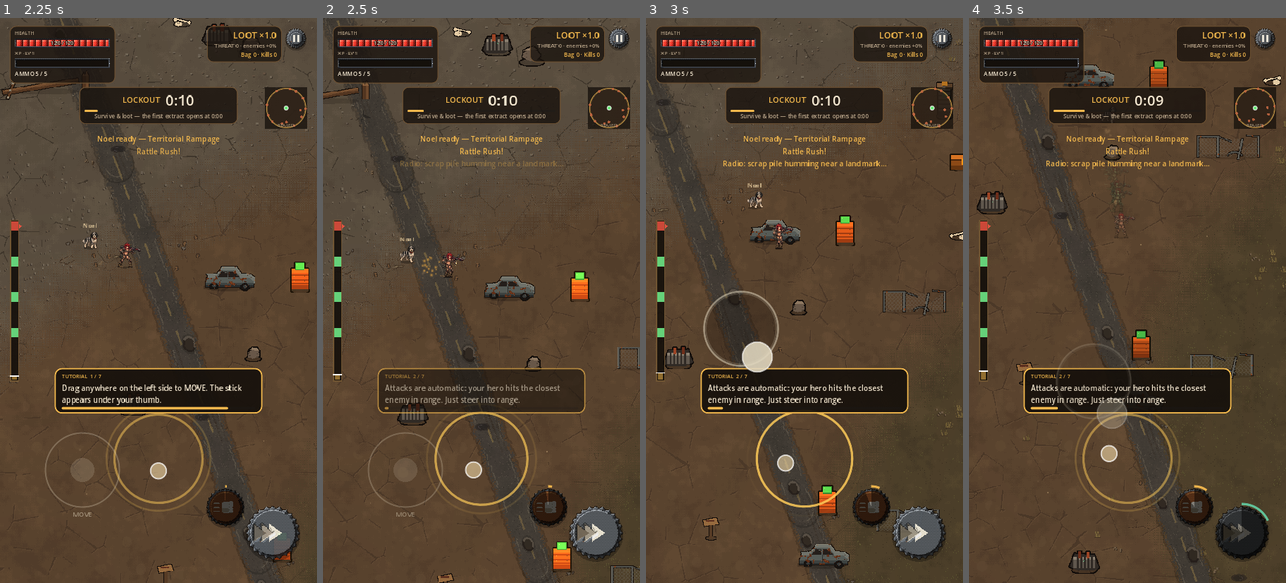
Above: before the commit, frames 1-4 (left to right).
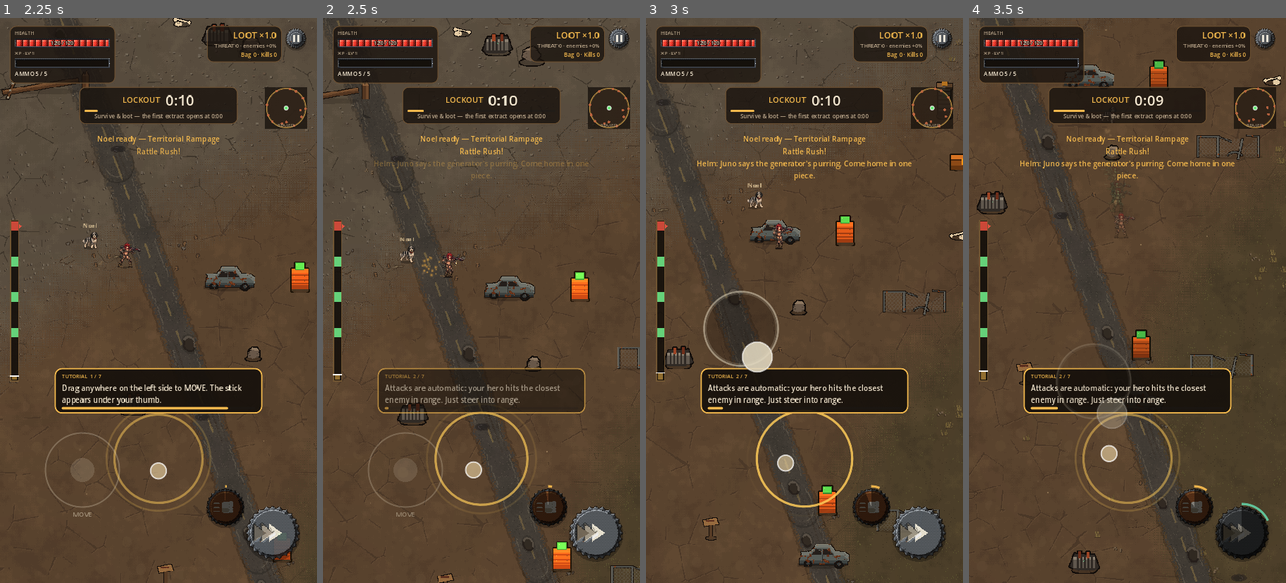
Above: after the commit, the same moments.

Repository: zwoodjr/sprite-lane
Game: Godot game, scene res://tools/test_runner.tscn
Same seed, same stepped clock (60 frames per second), same inputs: the game is played once before the commit and once after it. This scene is started directly instead of the project's main scene.
Inputs (mouse positions are in pixels of both pictures, inside the frame that each line leads up to):
- Up to frame 1 (2.25 s): click "DEPLOY ›" at 0.5 s; click "LOGBOOK" at 1.25 s; move the mouse to (228, 272) at 2.02 s; hold D (move_right) from 2.03 s (still down); tap Q (ability) at 2.1 s; click (228, 272) at 2.17 s
- Up to frame 2 (2.5 s): keep holding D (move_right)
- Up to frame 3 (3 s): release D (move_right) at 2.75 s; drag from (741, 328) to (788, 413) at 2.77 s
- Up to frame 4 (3.5 s): no input

Frame 1 is identical in both runs. In frame 2, 0.3% of the frame differs, in the area x 16-84%, y 25-29%; in frame 3, 0.4%; in frame 4, 0.4%.

Commit message:
In-run events over Helm's radio + at-extract bonuses (Part 8)
1-2 events per run: Scrap Spike (double-scrap zone), Pad Heat (early pads
with guards), Herb Bloom, Supply Crash (Epic+ crate, a pack hunts you),
Dust Surge (dark, enemies hit harder, bonus if you hold), Elite Hunt
(marked elite, bounty). Radio panel, event chip, off-screen arrow.
Ambush Bounty and Pet Bond (bond levels add pet damage) on extract.

Co-Authored-By: Claude Opus 5.5 <noreply@anthropic.com>
Claude-Session: https://claude.ai/code/session_01STLULqLnwi5WFZbuYaAjZ9

Diff:
--- a/game/scripts/data/event_defs.gd
+++ b/game/scripts/data/event_defs.gd
@@ -1,62 +1,73 @@
 class_name EventDefs
 extends RefCounted
 
-## Lightweight event / quest stubs for solo extraction (see store docs/events-and-quests.md).
-## No quest log — toast/banner only when match code opts in.
-## Full landmark contracts and zone spawns come later; Hangar meta is the spend surface.
+## In-run events (brief Part 8): 1–2 per run, announced over Helm's radio with
+## a HUD banner. Plus the two at-extract bonuses. All numbers here.
 
 enum Kind { RADIO, WORLD_PULSE, EXTRACT_SIDE }
 
+## How many events a run gets and when they fire (run seconds, before fast-timer scaling).
+const EVENTS_PER_RUN := Vector2i(1, 2)
+const FIRST_EVENT_AT := Vector2(45.0, 70.0)
+const SECOND_EVENT_AT := Vector2(150.0, 200.0)
 
+const IN_RUN := {
+	"scrap_spike": {"name": "Scrap Spike", "weight": 1.0,
+		"radio": "Helm: Got a scrap pile humming out there — marked it. Everything you pick up in that zone counts double for 30 seconds.",
+		"duration": 30.0, "radius": 230.0, "distance": Vector2(380.0, 560.0), "scrap_mult": 2.0},
+	"pad_heat": {"name": "Pad Heat", "weight": 0.9,
+		"radio": "Helm: Next pads are running hot — they'll open early. Something's sitting on them, though.",
+		"open_in": 12.0, "guards": 3},
+	"herb_bloom": {"name": "Herb Bloom", "weight": 0.9,
+		"radio": "Helm: Herbs are blooming all around you. Grab what you can — Cinder will thank you.",
+		"count": 7, "heal": 10.0, "distance": Vector2(140.0, 460.0)},
+	"supply_crash": {"name": "Supply Crash", "weight": 0.8,
+		"radio": "Helm: A supply crate just came down near you — good stuff inside. Heads up, a pack smelled it too.",
+		"distance": Vector2(300.0, 420.0), "min_rarity": "epic", "pack": 5, "pack_kind": "scrap_hound"},
+	"dust_surge": {"name": "Dust Surge", "weight": 0.8,
+		"radio": "Helm: Dust surge rolling in. You won't see much and they'll hit harder. Hold on for 20 seconds and it's worth it.",
+		"duration": 20.0, "enemy_damage": 1.3, "dark": 0.42, "bonus_scrap": 30},
+	"elite_hunt": {"name": "Elite Hunt", "weight": 0.7,
+		"radio": "Helm: I've got an elite on the scope — marked it for you. Take it down and grab what it drops.",
+		"bonus_scrap": 40, "bonus_min_rarity": "rare"},
+}
+
+## At-extract bonuses.
+const AMBUSH_BOUNTY := {"name": "Ambush Bounty", "radius": 240.0, "per_enemy": 12, "cap": 120}
+const PET_BOND := {"name": "Pet Bond", "radius": 170.0, "xp": 10}
+## Kennel bond levels from Pet Bond XP: +pet damage per level.
+const BOND_XP_PER_LEVEL := 50
+const BOND_MAX_LEVEL := 10
+const BOND_DAMAGE_PER_LEVEL := 0.03
+
+
+static func roll_event(rng: RandomNumberGenerator, exclude: Array = []) -> String:
+	var total := 0.0
+	for k in IN_RUN.keys():
+		if not k in exclude:
+			total += float(IN_RUN[k]["weight"])
+	var r := rng.randf() * total
+	for k in IN_RUN.keys():
+		if k in exclude:
+			continue
+		r -= float(IN_RUN[k]["weight"])
+		if r <= 0.0:
+			return str(k)
+	return str(IN_RUN.keys()[0])
+
+
+static func get_in_run(id: String) -> Dictionary:
+	return IN_RUN.get(id, {})
+
+
+## Legacy catalog shape (smoke test / tools): every event + the extract bonuses.
 static func catalog() -> Array[Dictionary]:
-	return [
-		{
-			"id": "radio_scrap_spike",
-			"kind": Kind.RADIO,
-			"name": "Scrap Spike",
-			"toast": "Radio: scrap pile humming near a landmark…",
-			"weight": 1.0,
-			"payout": {"bag_scrap": 0, "extract_scrap": 0, "temp_buff": "", "blueprint": false},
-			"notes": "MVP stub — toast only until zone markers ship",
-		},
-		{
-			"id": "radio_pad_tip",
-			"kind": Kind.RADIO,
-			"name": "Pad Heat",
-			"toast": "Radio: extract pad running hot — stay sharp when it opens",
-			"weight": 1.0,
-			"payout": {"bag_scrap": 0, "extract_scrap": 0, "temp_buff": "", "blueprint": false},
-			"notes": "Info-only ping",
-		},
-		{
-			"id": "pulse_herb_bloom",
-			"kind": Kind.WORLD_PULSE,
-			"name": "Herb Bloom",
-			"toast": "Herb Cache bloom — heal drops lean richer for a bit",
-			"weight": 0.6,
-			"duration_sec": 90.0,
-			"payout": {"bag_scrap": 0, "extract_scrap": 0, "temp_buff": "heal", "blueprint": false},
-			"notes": "Deferred: breakable heal-weight bump near Herb Cache",
-		},
-		{
-			"id": "extract_ambush_bounty",
-			"kind": Kind.EXTRACT_SIDE,
-			"name": "Ambush Bounty",
-			"toast": "Clear the pad ambush this window for extract bonus scrap",
-			"weight": 0.8,
-			"payout": {"bag_scrap": 0, "extract_scrap": 25, "temp_buff": "", "blueprint": false},
-			"notes": "Deferred: count ambush kills while extract_open",
-		},
-		{
-			"id": "extract_pet_bond",
-			"kind": Kind.EXTRACT_SIDE,
-			"name": "Pet Bond",
-			"toast": "Extract with your pet alive for a blueprint crumb",
-			"weight": 0.5,
-			"payout": {"bag_scrap": 0, "extract_scrap": 0, "temp_buff": "", "blueprint": true},
-			"notes": "Deferred: award on extract if pet group non-empty",
-		},
-	]
+	var out: Array[Dictionary] = []
+	for k in IN_RUN.keys():
+		out.append({"id": k, "kind": Kind.RADIO, "name": IN_RUN[k]["name"], "toast": IN_RUN[k]["radio"], "weight": IN_RUN[k]["weight"]})
+	out.append({"id": "extract_ambush_bounty", "kind": Kind.EXTRACT_SIDE, "name": AMBUSH_BOUNTY["name"], "toast": "", "weight": 0.0})
+	out.append({"id": "extract_pet_bond", "kind": Kind.EXTRACT_SIDE, "name": PET_BOND["name"], "toast": "", "weight": 0.0})
+	return out
 
 
 static func get_event(id: String) -> Dictionary:
@@ -74,11 +85,13 @@
 	return out
 
 
-## Cheap debug / smoke stub — pick a radio ping for a match toast.
+## Flavour radio chatter early in a run (no gameplay).
+const CHATTER: Array = [
+	"Helm: Radio check. You're loud and clear, wanderer.",
+	"Helm: Dust looks thin today. Don't get comfortable.",
+	"Helm: Juno says the generator's purring. Come home in one piece.",
+]
+
 static func debug_radio_ping(rng: RandomNumberGenerator = null) -> Dictionary:
-	var radios := radio_events()
-	if radios.is_empty():
-		return {}
-	if rng == null:
-		return radios[randi() % radios.size()].duplicate(true)
-	return radios[rng.randi() % radios.size()].duplicate(true)
+	var i := (rng.randi() if rng else randi()) % CHATTER.size()
+	return {"id": "chatter", "toast": CHATTER[i]}
--- a/game/scripts/data/mode_defs.gd
+++ b/game/scripts/data/mode_defs.gd
@@ -110,6 +110,14 @@
 	return str(m["id"]) == canonical_id(mode_id) and int(m["tier"]) <= EXPOSED_TIERS
 
 
+## Tier dict by tier number (1..10).
+static func tier_mode(tier: int) -> Dictionary:
+	for t in _tiers():
+		if int(t["tier"]) == tier:
+			return _finish(t)
+	return _finish(_tiers()[0])
+
+
 static func get_mode(mode_id: String) -> Dictionary:
 	var id := canonical_id(mode_id)
 	for t in _tiers():
--- a/game/scripts/match/match_controller.gd
+++ b/game/scripts/match/match_controller.gd
@@ -32,6 +32,9 @@
 ## Elite / boss schedule (ModeDefs), in run seconds.
 var _next_elite_at: float = INF
 var _next_boss_at: float = INF
+## In-run events (Part 8) + Pad Heat guards for the next window.
+var events: Node
+var _pad_guards: int = 0
 
 func _ready() -> void:
 	_mode = GameState.get_mode()
@@ -71,6 +74,11 @@
 	)
 
 	_spawn_pet()
+	events = Node.new()
+	events.name = "RunEvents"
+	events.set_script(load("res://scripts/match/run_events.gd"))
+	add_child(events)
+	events.call("setup", self, player, world, hud)
 	_phase_index = 0
 	_start_phase(0)
 	hud.show_banner("DROP IN", "%s · %s" % [
@@ -248,6 +256,7 @@
 		_window_index += 1
 		GameState.extract_windows_seen += 1
 		_spawn_ambush()
+		_spawn_pad_guards()
 		Juice.sfx("extract_open")
 		Juice.haptic(40)
 		if bool(phase.get("is_last", false)):
@@ -472,6 +481,46 @@
 		pool = EnemyDefs.ids_for_tier(1)
 	return pool[randi() % pool.size()]
 
+## Pad Heat: the next window opens within `open_in` s, with guards on the pads.
+func heat_next_window(open_in: float, guards: int) -> void:
+	_pad_guards = guards
+	if not _extract_open:
+		_phase_time_left = minf(_phase_time_left, open_in * GameState.timer_scale())
+
+func _spawn_pad_guards() -> void:
+	if _pad_guards <= 0:
+		return
+	var n := _pad_guards
+	_pad_guards = 0
+	var tl := ModeDefs.tl_table(GameState.threat_level)
+	for pad in _pads:
+		if not is_instance_valid(pad):
+			continue
+		for i in range(n):
+			var a := TAU * float(i) / float(n)
+			var e: CharacterBody2D = EnemyScene.instantiate()
+			e.setup((pad as Node2D).global_position + Vector2(cos(a), sin(a)) * 70.0,
+				float(tl["hp"]) * float(_mode.get("enemy_hp", 1.0)), float(tl["damage"]) * float(_mode.get("enemy_damage", 1.0)), 1.0, _roll_enemy_kind())
+			world.add_child(e)
+
+## At-extract bonuses: Ambush Bounty (enemies on the pad) and Pet Bond.
+func _extract_bonuses() -> void:
+	if not is_instance_valid(player):
+		return
+	var ab: Dictionary = EventDefs.AMBUSH_BOUNTY
+	var near := RunFx.enemies_in(get_tree(), player.global_position, float(ab["radius"])).size()
+	if near > 0:
+		var bonus := mini(int(ab["cap"]), near * int(ab["per_enemy"]))
+		GameState.extract_bonus_scrap += bonus
+		GameState.extract_bonus_notes.append("Ambush Bounty: +%d scrap (%d on the pad)" % [bonus, near])
+	var pb: Dictionary = EventDefs.PET_BOND
+	for pet in get_tree().get_nodes_in_group("pets"):
+		if pet is Node2D and (pet as Node2D).global_position.distance_to(player.global_position) <= float(pb["radius"]):
+			GameState.add_bond(GameState.selected_pet_id, int(pb["xp"]))
+			GameState.extract_bonus_notes.append("Pet Bond: %s +%d bond (Lv %d)" % [
+				str(GameState.pet.get("name", "Pet")), int(pb["xp"]), GameState.bond_level(GameState.selected_pet_id)])
+			break
+
 func _spawn_ambush() -> void:
 	for i in range(3 + GameState.threat_level):
 		_spawn_enemy()
@@ -480,6 +529,7 @@
 	if _ended or not _extract_open:
 		return
 	_ended = true
+	_extract_bonuses()
 	GameState.on_extract_success()
 	Juice.sfx("extract_win")
 	Juice.haptic(60)
--- /dev/null
+++ b/game/scripts/match/run_events.gd
@@ -0,0 +1,307 @@
+extends Node
+
+## In-run events (brief Part 8): 1–2 per run, announced over Helm's radio.
+## Owned by the match controller; numbers live in EventDefs.IN_RUN.
+
+const CRATE_TEX := "res://assets/sprites/pickups/supply_crate.png"
+const HERB_COLOR := Color(0.55, 1.0, 0.5)
+
+var match_ctl: Node
+var player: Node2D
+var world: Node2D
+var hud: Node
+
+var _times: Array = []        ## run seconds when the next events fire
+var _done_ids: Array = []
+var _active: String = ""
+var _def: Dictionary = {}
+var _left: float = 0.0
+var _target_pos: Vector2 = Vector2.INF
+var _target_node: Node2D = null
+var _zone: Node2D = null
+var _crate: Sprite2D = null
+var _overlay: ColorRect = null
+var _layer: CanvasLayer
+var _radio: PanelContainer
+var _radio_text: Label
+var _radio_left: float = 0.0
+var _chip: Label
+var _arrow: Control
+var _t: float = 0.0
+var _entered_zone: bool = false
+var rng := RandomNumberGenerator.new()
+
+
+func setup(ctl: Node, p: Node2D, w: Node2D, h: Node) -> void:
+	match_ctl = ctl
+	player = p
+	world = w
+	hud = h
+	rng.seed = GameState.run_seed ^ 0x5eed
+	var ts := GameState.timer_scale()
+	var n := rng.randi_range(EventDefs.EVENTS_PER_RUN.x, EventDefs.EVENTS_PER_RUN.y)
+	_times = [rng.randf_range(EventDefs.FIRST_EVENT_AT.x, EventDefs.FIRST_EVENT_AT.y) * ts]
+	if n >= 2:
+		_times.append(rng.randf_range(EventDefs.SECOND_EVENT_AT.x, EventDefs.SECOND_EVENT_AT.y) * ts)
+	_build_ui()
+
+
+func _build_ui() -> void:
+	_layer = CanvasLayer.new()
+	_layer.layer = 6
+	add_child(_layer)
+	_radio = PanelContainer.new()
+	_radio.add_theme_stylebox_override("panel", UiTheme.box(Color(0.08, 0.1, 0.08, 0.9), Color(0.55, 0.85, 0.55), 14, 2, 14))
+	_radio.set_anchors_and_offsets_preset(Control.PRESET_TOP_WIDE)
+	_radio.offset_left = 24
+	_radio.offset_right = -24
+	_radio.offset_top = 272
+	_radio.mouse_filter = Control.MOUSE_FILTER_IGNORE
+	_radio.visible = false
+	_layer.add_child(_radio)
+	var v := VBoxContainer.new()
+	v.mouse_filter = Control.MOUSE_FILTER_IGNORE
+	_radio.add_child(v)
+	var head := UiTheme.body_label("HELM — RADIO", 15, Color(0.55, 0.95, 0.6), false)
+	v.add_child(head)
+	_radio_text = UiTheme.body_label("", 16, UiTheme.TEXT)
+	v.add_child(_radio_text)
+	_chip = UiTheme.body_label("", 17, UiTheme.AMBER, false)
+	_chip.set_anchors_and_offsets_preset(Control.PRESET_TOP_WIDE)
+	_chip.offset_top = 238
+	_chip.horizontal_alignment = HORIZONTAL_ALIGNMENT_CENTER
+	_chip.visible = false
+	_chip.mouse_filter = Control.MOUSE_FILTER_IGNORE
+	_layer.add_child(_chip)
+	_arrow = Control.new()
+	_arrow.set_anchors_and_offsets_preset(Control.PRESET_FULL_RECT)
+	_arrow.mouse_filter = Control.MOUSE_FILTER_IGNORE
+	_arrow.draw.connect(_draw_arrow)
+	_layer.add_child(_arrow)
+
+
+func radio(text: String) -> void:
+	_radio_text.text = text
+	_radio.visible = true
+	_radio.modulate.a = 1.0
+	_radio_left = 6.0
+	Juice.sfx("ui_tap")
+
+
+func active_event() -> String:
+	return _active
+
+
+func _process(delta: float) -> void:
+	if player == null or not is_instance_valid(player) or GameState.run_finished:
+		return
+	_t += delta
+	if _radio_left > 0.0:
+		_radio_left -= delta
+		_radio.modulate.a = clampf(_radio_left / 0.6, 0.0, 1.0)
+		if _radio_left <= 0.0:
+			_radio.visible = false
+	var mt := float(match_ctl.get("_match_time"))
+	if _active == "" and not _times.is_empty() and mt >= float(_times[0]):
+		_times.pop_front()
+		start_event(EventDefs.roll_event(rng, _done_ids))
+	if _active != "":
+		_tick_event(delta)
+	_arrow.queue_redraw()
+
+
+## Starts an event now (also used by tests / the bot).
+func start_event(id: String) -> void:
+	if _active != "":
+		_finish(false)
+	_def = EventDefs.get_in_run(id)
+	if _def.is_empty():
+		return
+	_active = id
+	_done_ids.append(id)
+	_left = float(_def.get("duration", 25.0)) * maxf(GameState.timer_scale(), 0.35)
+	_target_pos = Vector2.INF
+	_target_node = null
+	_entered_zone = false
+	hud.show_banner(str(_def["name"]).to_upper(), "Helm on the radio", Color(0.55, 1.0, 0.6))
+	radio(str(_def["radio"]))
+	match id:
+		"scrap_spike":
+			_target_pos = _spot(_def["distance"])
+			_zone = _make_zone(_target_pos, float(_def["radius"]), Color(1.0, 0.78, 0.3))
+		"pad_heat":
+			match_ctl.call("heat_next_window", float(_def["open_in"]), int(_def["guards"]))
+			_left = 9999.0
+		"herb_bloom":
+			for i in range(int(_def["count"])):
+				LootDrop.spawn_burst(world, _spot(_def["distance"]), "tonic", 1, float(_def["heal"]))
+			RunFx.ring(world, player.global_position, 160.0, HERB_COLOR, 0.6, 4.0)
+		"supply_crash":
+			_target_pos = _spot(_def["distance"])
+			_crate = Sprite2D.new()
+			_crate.texture = load(CRATE_TEX)
+			_crate.scale = Vector2.ONE * (46.0 / float(_crate.texture.get_width()))
+			_crate.global_position = _target_pos + Vector2(0, -420)
+			world.add_child(_crate)
+			var tw := _crate.create_tween()
+			tw.tween_property(_crate, "global_position", _target_pos, 0.7).set_trans(Tween.TRANS_QUAD).set_ease(Tween.EASE_IN)
+			tw.tween_callback(func() -> void:
+				Juice.dust_puff(_target_pos + Vector2(0, 10), 16)
+				Juice.shake(0.2))
+			_zone = _make_zone(_target_pos, 46.0, Color(0.6, 0.9, 1.0))
+			var es: PackedScene = load("res://scenes/entities/enemy.tscn")
+			for i in range(int(_def["pack"])):
+				var e: CharacterBody2D = es.instantiate()
+				var a := TAU * float(i) / float(_def["pack"])
+				e.call("setup", _target_pos + Vector2(cos(a), sin(a)) * 150.0, 1.0, 1.0, 1.1, str(_def["pack_kind"]))
+				world.add_child(e)
+			_left = 9999.0
+		"dust_surge":
+			GameState.event_enemy_damage = float(_def["enemy_damage"])
+			_overlay = ColorRect.new()
+			_overlay.color = Color(0.3, 0.2, 0.1, 0.0)
+			_overlay.mouse_filter = Control.MOUSE_FILTER_IGNORE
+			_overlay.set_anchors_and_offsets_preset(Control.PRESET_FULL_RECT)
+			var ol := CanvasLayer.new()
+			ol.layer = 2
+			add_child(ol)
+			ol.add_child(_overlay)
+			_overlay.create_tween().tween_property(_overlay, "color:a", float(_def["dark"]), 1.2)
+		"elite_hunt":
+			var e2: Node = match_ctl.call("spawn_special", "elite")
+			if e2 != null:
+				_target_node = e2 as Node2D
+				e2.add_to_group("hunt_target")
+				e2.connect("died", _on_hunt_killed)
+			_left = 9999.0
+
+
+func _tick_event(delta: float) -> void:
+	_left -= delta
+	match _active:
+		"scrap_spike":
+			var inside := player.global_position.distance_to(_target_pos) <= float(_def["radius"])
+			GameState.event_scrap_mult = float(_def["scrap_mult"]) if inside else 1.0
+			if inside and not _entered_zone:
+				_entered_zone = true
+				hud.show_toast("Scrap Spike: double scrap in here!", UiTheme.AMBER)
+			_chip.text = "SCRAP SPIKE  %ds%s" % [ceili(_left), "  ×2 SCRAP" if inside else ""]
+			if _left <= 0.0:
+				_finish(_entered_zone)
+		"pad_heat":
+			_chip.text = "PAD HEAT — pads open early"
+			if bool(match_ctl.call("is_extract_open")):
+				_finish(true)
+		"herb_bloom":
+			_chip.text = "HERB BLOOM  %ds" % ceili(_left)
+			if _left <= 0.0:
+				_finish(true)
+		"supply_crash":
+			_chip.text = "SUPPLY CRASH — reach the crate"
+			if player.global_position.distance_to(_target_pos) < 50.0:
+				var it := GearDefs.roll_drop(int(GameState.get_mode().get("tier", 1)), GameState.selected_character_id,
+					GameState.gear_luck(), rng, "", str(_def["min_rarity"]))
+				GearPickup.spawn(world, _target_pos + Vector2(0, -10), it)
+				if _crate:
+					Juice.burst(_target_pos, Color(0.6, 0.9, 1.0), 20, 200.0, 0.5)
+					_crate.queue_free()
+					_crate = null
+				_finish(true)
+		"dust_surge":
+			_chip.text = "DUST SURGE — hold on %ds" % ceili(_left)
+			if _left <= 0.0:
+				GameState.scrap_found += int(_def["bonus_scrap"])
+				hud.show_toast("Surge passed: +%d bag scrap" % int(_def["bonus_scrap"]), UiTheme.AMBER)
+				_finish(true)
+		"elite_hunt":
+			_chip.text = "ELITE HUNT — take it down"
+			if _target_node == null or not is_instance_valid(_target_node):
+				_finish(false)
+	_chip.visible = _active != ""
+
+
+func _on_hunt_killed() -> void:
+	if _active != "elite_hunt":
+		return
+	var pos := _target_node.global_position if _target_node != null and is_instance_valid(_target_node) else player.global_position
+	GameState.scrap_found += int(_def["bonus_scrap"])
+	GearPickup.spawn(world, pos, GearDefs.roll_drop(int(GameState.get_mode().get("tier", 1)), GameState.selected_character_id,
+		GameState.gear_luck(), rng, "", str(_def["bonus_min_rarity"])))
+	hud.show_toast("Hunt done: +%d bag scrap and a bounty drop" % int(_def["bonus_scrap"]), UiTheme.AMBER)
+	_target_node = null
+	_finish(true)
+
+
+func _finish(success: bool) -> void:
+	var was := _active
+	_active = ""
+	_chip.visible = false
+	GameState.event_scrap_mult = 1.0
+	GameState.event_enemy_damage = 1.0
+	if _zone and is_instance_valid(_zone):
+		_zone.queue_free()
+	_zone = null
+	if _crate and is_instance_valid(_crate):
+		_crate.queue_free()
+	_crate = null
+	if _overlay and is_instance_valid(_overlay):
+		var tw := _overlay.create_tween()
+		tw.tween_property(_overlay, "color:a", 0.0, 0.8)
+		tw.tween_callback(_overlay.get_parent().queue_free)
+	_overlay = null
+	_target_pos = Vector2.INF
+	if success and was != "":
+		GameState.events_done_run += 1
+		GameState.quest_event("event")
+
+
+func _spot(range_v: Vector2) -> Vector2:
+	var a := rng.randf() * TAU
+	return player.global_position + Vector2(cos(a), sin(a)) * rng.randf_range(range_v.x, range_v.y)
+
+
+func _make_zone(pos: Vector2, r: float, col: Color) -> Node2D:
+	var z := Node2D.new()
+	z.global_position = pos
+	z.z_index = -1
+	var ring := Line2D.new()
+	var pts := PackedVector2Array()
+	for i in range(41):
+		var a := TAU * i / 40.0
+		pts.append(Vector2(cos(a) * r, sin(a) * r * 0.6))
+	ring.points = pts
+	ring.width = 4.0
+	ring.default_color = Color(col.r, col.g, col.b, 0.8)
+	z.add_child(ring)
+	var fill := Polygon2D.new()
+	fill.polygon = pts
+	fill.color = Color(col.r, col.g, col.b, 0.12)
+	z.add_child(fill)
+	world.add_child(z)
+	var tw := ring.create_tween().set_loops()
+	tw.tween_property(ring, "modulate:a", 0.4, 0.6)
+	tw.tween_property(ring, "modulate:a", 1.0, 0.6)
+	return z
+
+
+## Screen-edge arrow toward the event's target when it's off screen.
+func _draw_arrow() -> void:
+	var tgt := _target_pos
+	if _target_node != null and is_instance_valid(_target_node):
+		tgt = _target_node.global_position
+	if _active == "" or tgt == Vector2.INF or player == null or not is_instance_valid(player):
+		return
+	var vp := _arrow.get_viewport()
+	var sp: Vector2 = vp.get_canvas_transform() * tgt
+	var r := vp.get_visible_rect().grow(-40.0)
+	if r.has_point(sp):
+		return
+	var c := r.get_center()
+	var d := (sp - c).normalized()
+	var tx := INF if absf(d.x) < 0.001 else (r.size.x * 0.5) / absf(d.x)
+	var ty := INF if absf(d.y) < 0.001 else (r.size.y * 0.5) / absf(d.y)
+	var p := c + d * minf(tx, ty)
+	var col := Color(0.55, 1.0, 0.6) if _active != "elite_hunt" else UiTheme.RUST
+	var pts := PackedVector2Array([p + d * 18.0, p + d.orthogonal() * 12.0, p - d.orthogonal() * 12.0])
+	_arrow.draw_colored_polygon(pts, col)
+	_arrow.draw_polyline(PackedVector2Array([pts[0], pts[1], pts[2], pts[0]]), Color(0.05, 0.04, 0.03), 2.0)
